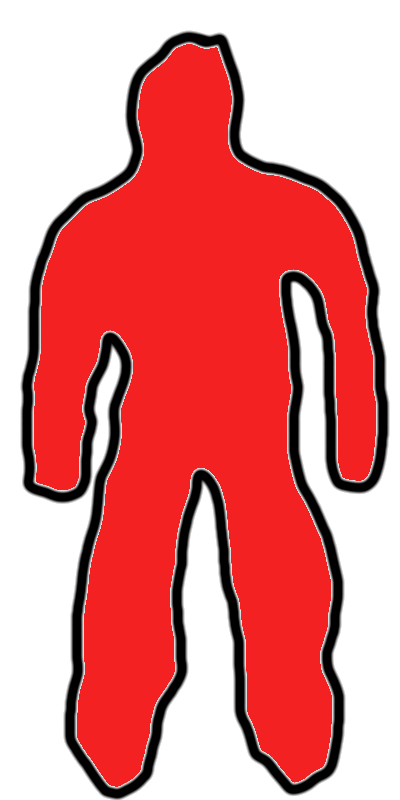
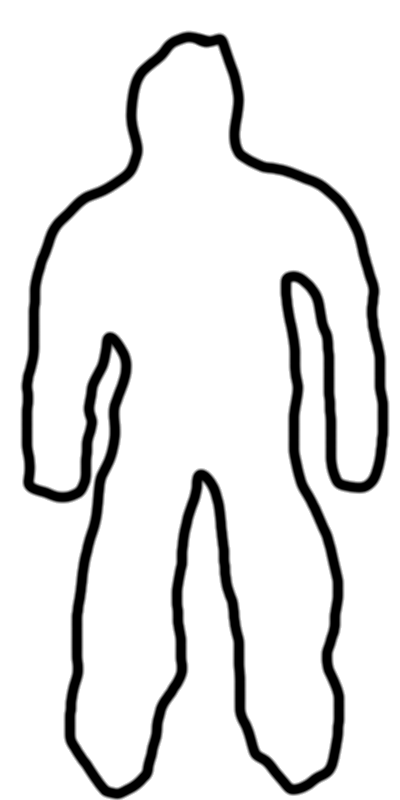
Layer changes from the first 400×800 image to the second:
hid "Background copy", painted on it over [20, 30, 390, 798]
painted on "Background" over [34, 44, 376, 787]
